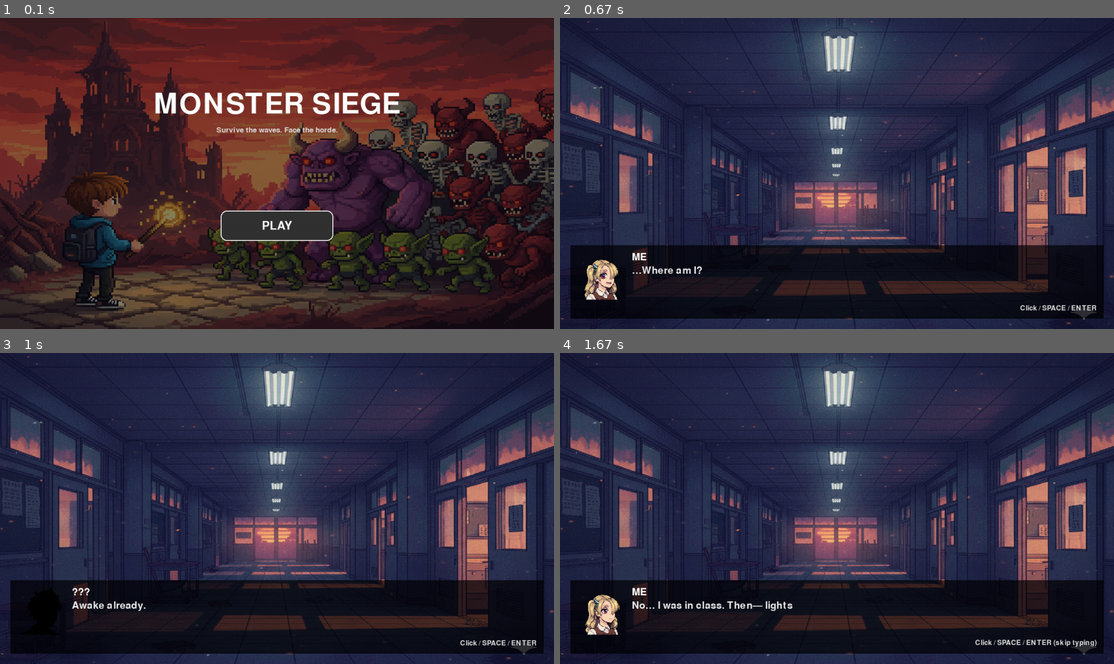
Above: before the commit, frames 1-4 (two rows, left to right).
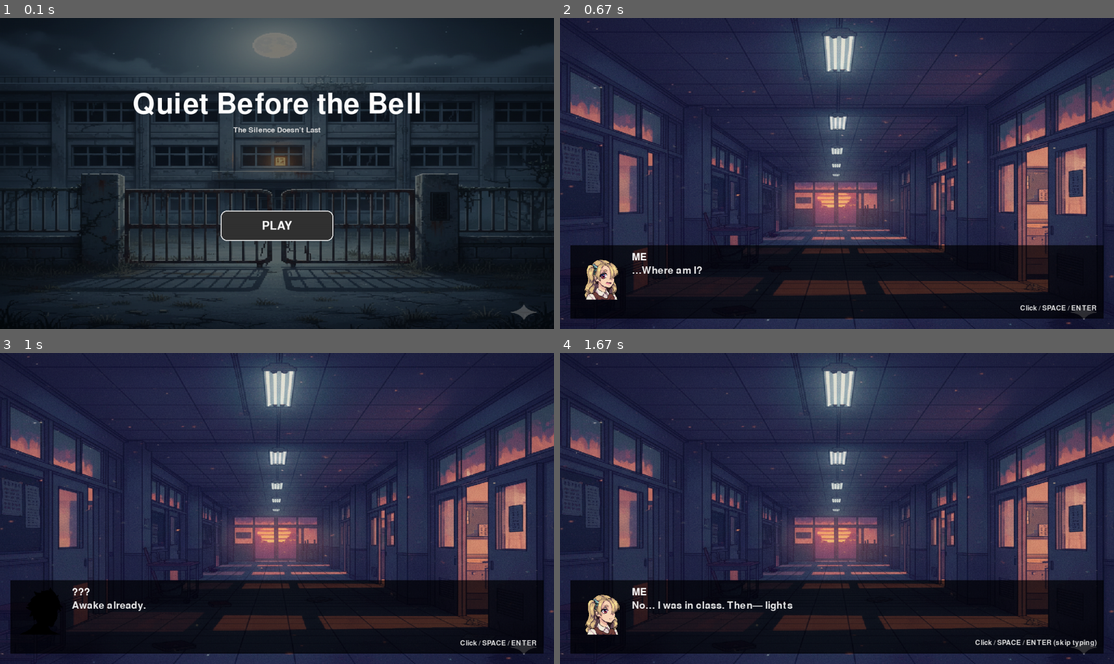
Above: after the commit, the same moments.

Repository: Mikegt106/Pygame_dev
Game: pygame game, started from main.py
Two runs of this game, one before a commit and one after it. Both use one fixed random seed, a clock stepped at 60 frames per second and the inputs below.
Inputs (mouse positions are in pixels of both pictures, inside the frame that each line leads up to):
- Up to frame 1 (0.1 s): no input
- Up to frame 2 (0.67 s): click "PLAY" at 0.38 s
- Up to frame 3 (1 s): click (144, 511) at 0.72 s
- Up to frame 4 (1.67 s): click (665, 580) at 1.05 s

The runs differ from the first frame. In frame 1, 79% of the frame differs, in the area x 0-100%, y 0-100%; in frame 2, nothing differs; in frame 3, nothing differs; in frame 4, nothing differs.

Commit message:
changed title

Diff:
--- a/ui/main_screen.py
+++ b/ui/main_screen.py
@@ -58,12 +58,12 @@
         self.screen.blit(self.overlay, (0, 0))
 
         # title
-        title = self.title_font.render("MONSTER SIEGE", True, (255, 255, 255))
+        title = self.title_font.render("Quiet Before the Bell", True, (255, 255, 255))
         tr = title.get_rect(center=(self.w // 2, int(self.h * 0.28)))
         self.screen.blit(title, tr)
 
         subtitle = self.small_font.render(
-            "Survive the waves. Face the horde.",
+            "The Silence Doesn’t Last",
             True,
             (220, 220, 220),
         )
Binary file changed: assets/Mainscreen/Main_bg.png
Binary file added: assets/Mainscreen/Main_bg1.png
Not shown, changed: assets/.DS_Store
